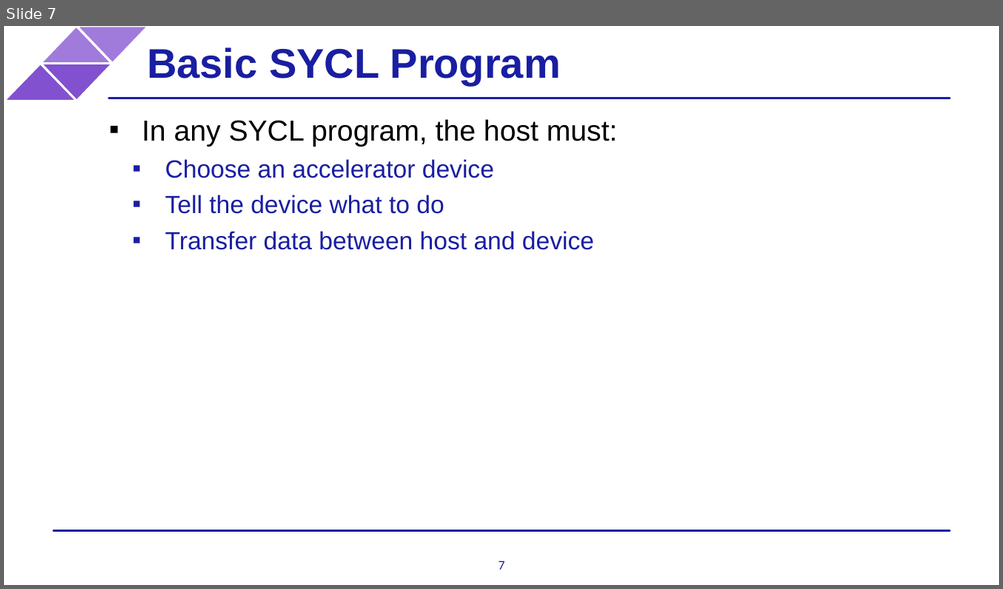
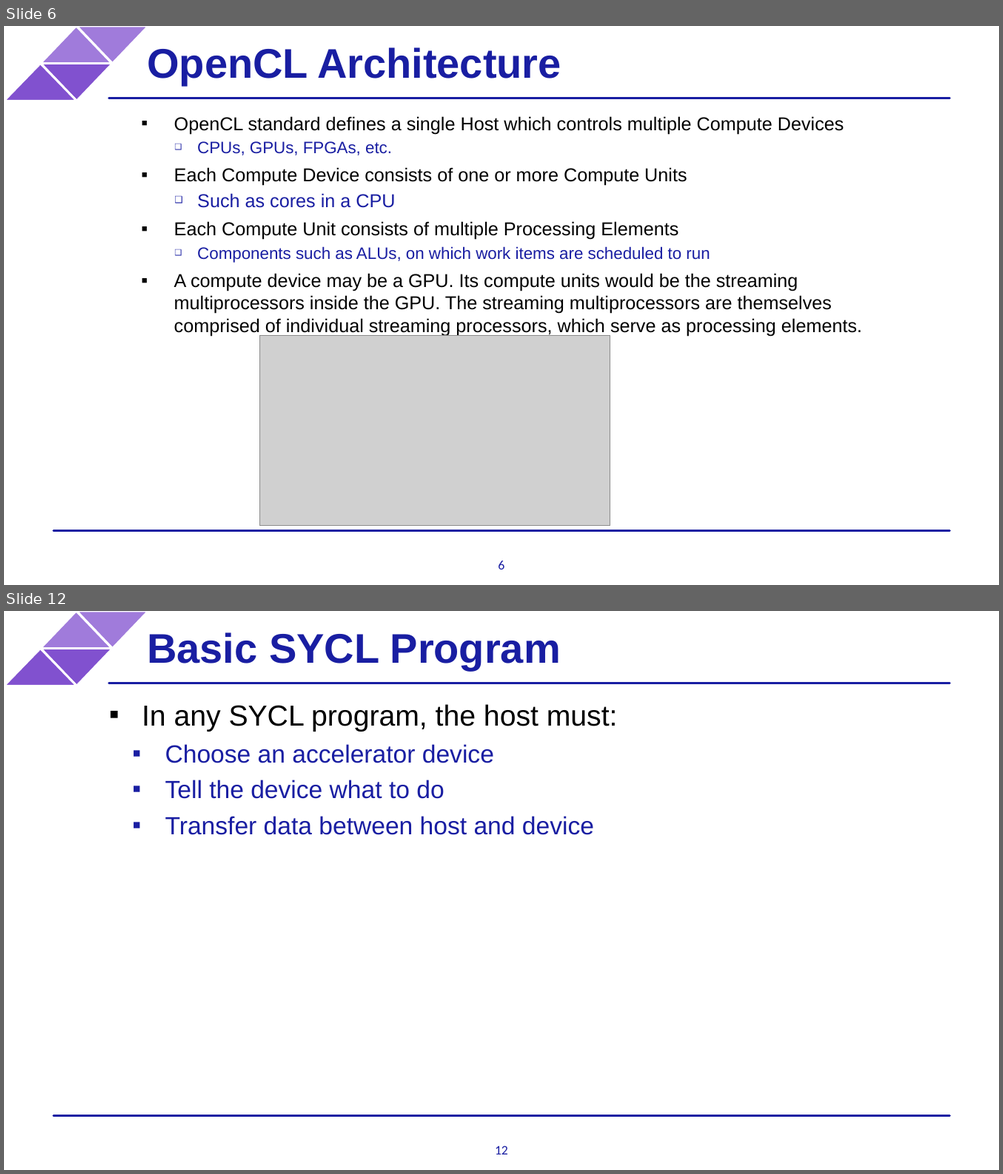
Before and after one commit to BenjaminMFindley/Reconfig-2-SYCL-DPCPP, a slide deck: Slides/SYCL intro.pptx. Shown one above the other, each under a label of ours: slide 7 before the commit, slides 6 and 12 after it; the slides between them are not shown. The pictures are 1003x589 and 1003x1174 pixels, drawn with LibreOffice and Linux fonts; fonts in the diff are those of the drawing; grey boxes stand for pictures; background and template pictures are left out. Boxes give left, top, right and bottom in pixels: in the first picture for what was removed or moved away, otherwise in the second. Text is boxed around its words. In the diff, an @@ line names an element or a change of style, - is before the commit and + after.

```diff
--- a/Slides/SYCL intro.pptx
+++ b/Slides/SYCL intro.pptx
@@ slide 6 added at [4,26,999,585], background #FFFFFF; not listed: 6 template elements that a slide beside it also shows @@
@@ text added at [147,47,560,84], 40 pt, text #191EA2, bold @@
+OpenCL Architecture
@@ text added at [174,116,862,336], 18 pt, text #000000 @@
+▪ OpenCL standard defines a single Host which controls multiple Compute Devices
+  ❑ CPUs, GPUs, FPGAs, etc.
+▪ Each Compute Device consists of one or more Compute Units
+  ❑ Such as cores in a CPU
+▪ Each Compute Unit consists of multiple Processing Elements
+  ❑ Components such as ALUs, on which work items are scheduled to run
+  ▪ A compute device may be a GPU. Its compute units would be the streaming multiprocessors inside the GPU. The streaming multiprocessors are themselves comprised of individual streaming processors, which serve as processing elements.
@@ picture added at [260,335,610,527] @@
@@ page number added at [498,561,504,570], 12.7 pt, text #191EA2 @@
+6
@@ what was slide 7 is now slide 12 @@
@@ page number at [495,1146,508,1155]: text changed @@
-7
+12
```
Also in this commit, not shown: 2 slides changed, 8 other slides added, 5 slides removed.
